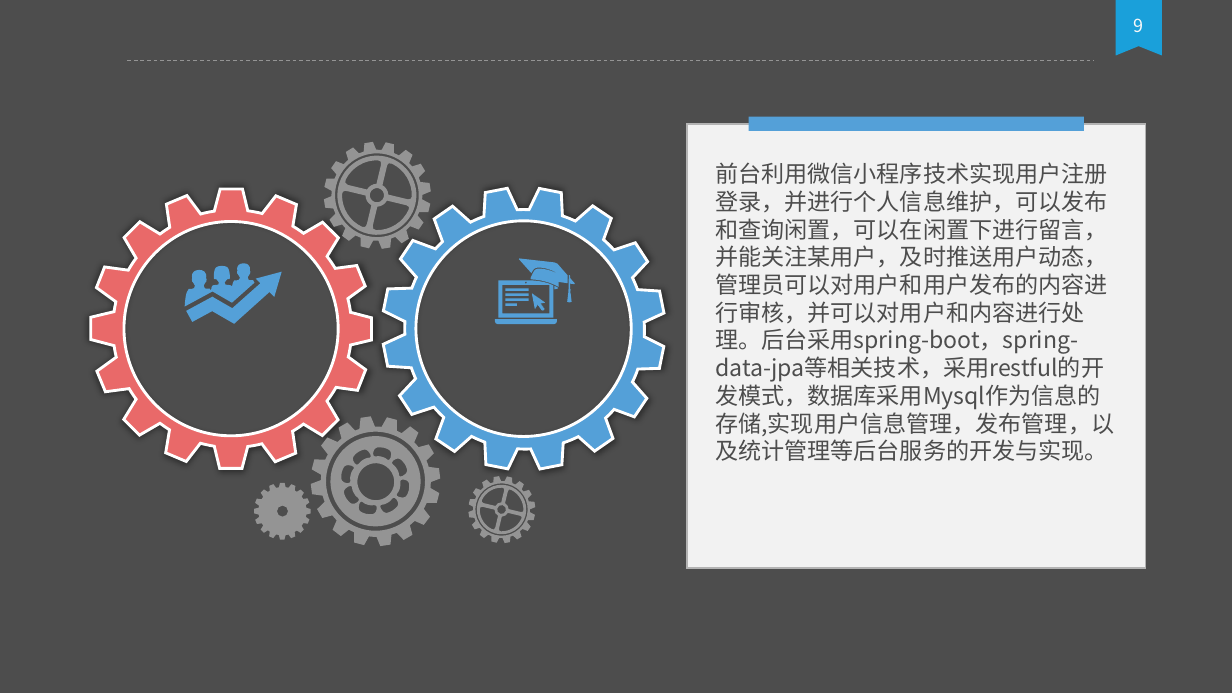
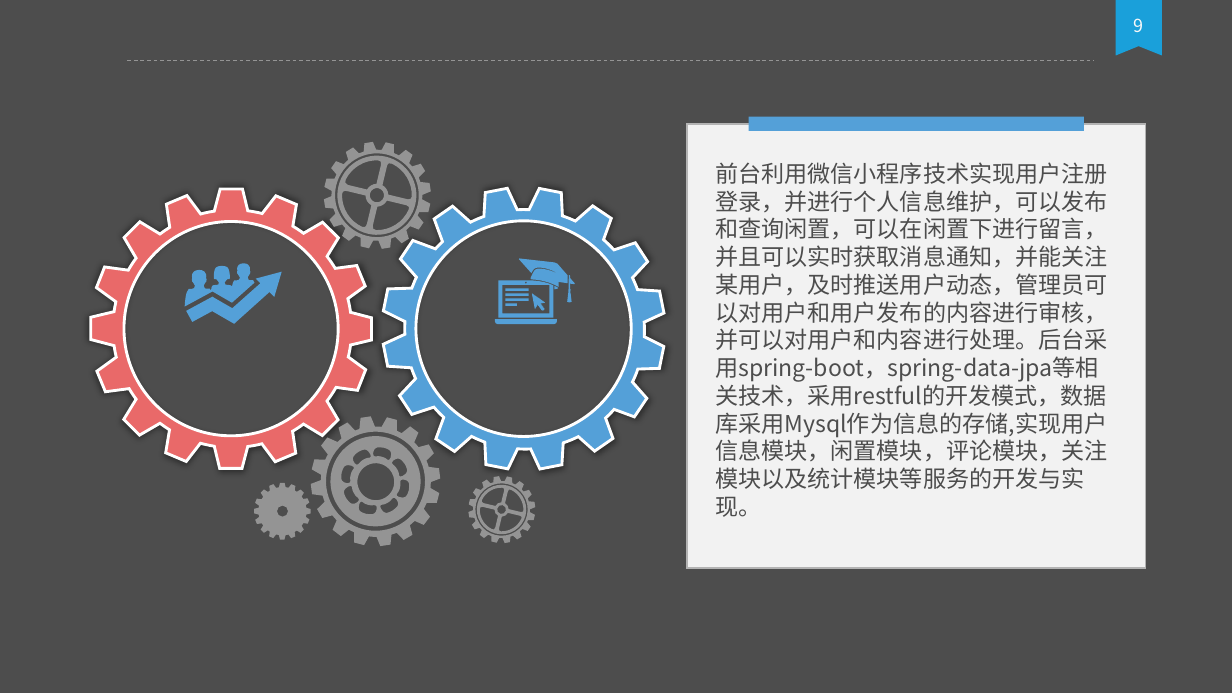
Before and after one commit to maijing1996/service, a slide deck: slide 9 of paper/毕业答辩.pptx. Drawn at 1232x693 pixels with LibreOffice and Linux fonts; fonts in the diff are those of the drawing; background and template pictures are left out. Boxes give left, top, right and bottom in pixels: in the first picture for what was removed or moved away, otherwise in the second. Text is boxed around its words. In the diff, an @@ line names an element or a change of style, - is before the commit and + after.

```diff
--- a/paper/毕业答辩.pptx
+++ b/paper/毕业答辩.pptx
@@ text at <box>715,162,1107,489</box>: text changed @@
-前台利用微信小程序技术实现用户注册登录，并进行个人信息维护，可以发布和查询闲置，可以在闲置下进行留言，并能关注某用户，及时推送用户动态，管理员可以对用户和用户发布的内容进行审核，并可以对用户和内容进行处理。后台采用spring-boot，spring-data-jpa等相关技术，采用restful的开发模式，数据库采用Mysql作为信息的存储,实现用户信息管理，发布管理，以及统计管理等后台服务的开发与实现。
+前台利用微信小程序技术实现用户注册登录，并进行个人信息维护，可以发布和查询闲置，可以在闲置下进行留言，并且可以实时获取消息通知，并能关注某用户，及时推送用户动态，管理员可以对用户和用户发布的内容进行审核，并可以对用户和内容进行处理。后台采用spring-boot，spring-data-jpa等相关技术，采用restful的开发模式，数据库采用Mysql作为信息的存储,实现用户信息模块，闲置模块，评论模块，关注模块以及统计模块等服务的开发与实现。
```
Also in this commit, not shown: 1 other slide changed, 1 other file.
